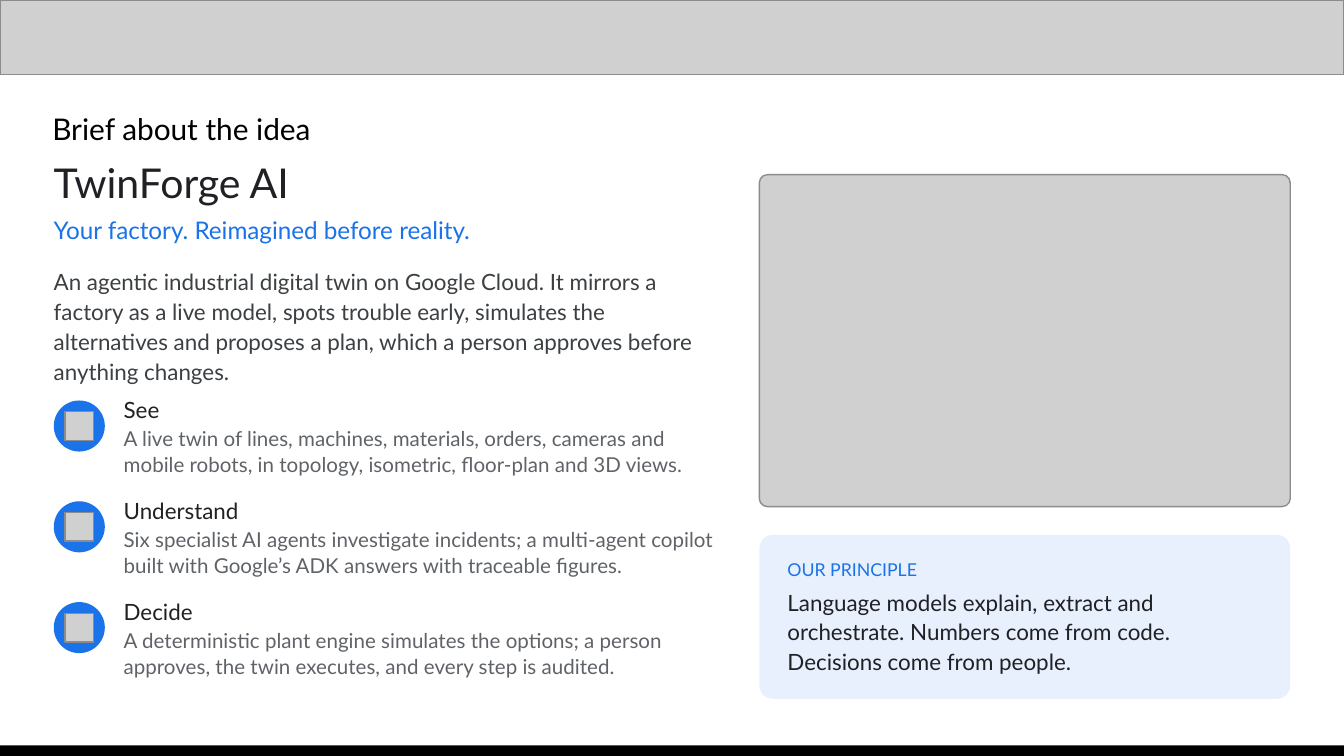
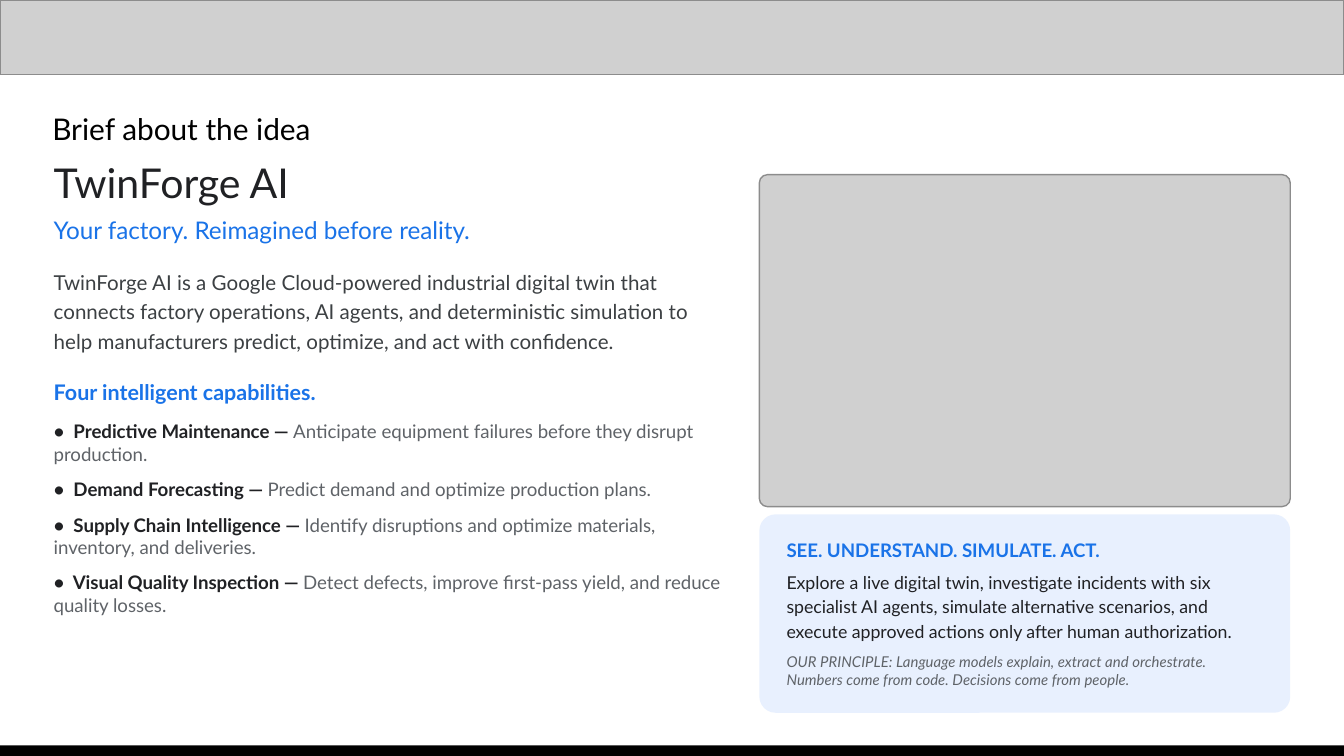
Before and after one commit to The-OWLabs/twin-forge-ai, a slide deck: slide 2 of docs/TwinForge_AI_Builder_Cup.pptx. Drawn at 1344x756 pixels with LibreOffice and Linux fonts; fonts in the diff are those of the drawing; grey boxes stand for pictures. Boxes give left, top, right and bottom in pixels: in the first picture for what was removed or moved away, otherwise in the second. Text is boxed around its words. In the diff, an @@ line names an element or a change of style, - is before the commit and + after.

Commit message:
docs: update Slide 2 (Brief about the idea) with 4 intelligent capabilities and action framework

```diff
--- a/docs/TwinForge_AI_Builder_Cup.pptx
+++ b/docs/TwinForge_AI_Builder_Cup.pptx
@@ text at bbox=[54, 275, 688, 353]: text changed; size 12 to 11 pt @@
-An agentic industrial digital twin on Google Cloud. It mirrors a factory as a live model, spots trouble early, simulates the alternatives and proposes a plan, which a person approves before anything changes.
+TwinForge AI is a Google Cloud-powered industrial digital twin that connects factory operations, AI agents, and deterministic simulation to help manufacturers predict, optimize, and act with confidence.
@@ text added at bbox=[54, 384, 721, 615], 10 pt, text #5F6368 @@
+Four intelligent capabilities.
+• Predictive Maintenance — Anticipate equipment failures before they disrupt production.
+• Demand Forecasting — Predict demand and optimize production plans.
+• Supply Chain Intelligence — Identify disruptions and optimize materials, inventory, and deliveries.
+• Visual Quality Inspection — Detect defects, improve first-pass yield, and reduce quality losses.
@@ ellipse removed at bbox=[54, 401, 105, 452] @@
@@ picture removed at bbox=[65, 411, 93, 439] @@
@@ text removed at bbox=[124, 401, 682, 476] @@
-See
-A live twin of lines, machines, materials, orders, cameras and mobile robots, in topology, isometric, floor-plan and 3D views.
@@ ellipse removed at bbox=[54, 501, 105, 552] @@
@@ text removed at bbox=[124, 502, 712, 577] @@
-Understand
-Six specialist AI agents investigate incidents; a multi-agent copilot built with Google’s ADK answers with traceable figures.
@@ picture removed at bbox=[65, 512, 93, 540] @@
@@ rounded rectangle "SEE. UNDERSTAND. SIMULATE. ACT.": place and size @@
-rounded rectangle "SEE. UNDERSTAND. SIMULATE. ACT." at bbox=[759, 535, 1290, 699]
+rounded rectangle "SEE. UNDERSTAND. SIMULATE. ACT." at bbox=[759, 515, 1290, 714]
@@ text in rounded rectangle at bbox=[787, 543, 1232, 688]: text changed; size 12 to 9.5 pt @@
-OUR PRINCIPLE
-Language models explain, extract and orchestrate. Numbers come from code. Decisions come from people.
+SEE. UNDERSTAND. SIMULATE. ACT.
+Explore a live digital twin, investigate incidents with six specialist AI agents, simulate alternative scenarios, and execute approved actions only after human authorization.
+OUR PRINCIPLE: Language models explain, extract and orchestrate. Numbers come from code. Decisions come from people.
@@ ellipse removed at bbox=[54, 602, 105, 653] @@
@@ picture removed at bbox=[65, 613, 93, 641] @@
@@ text removed at bbox=[124, 603, 662, 678] @@
-Decide
-A deterministic plant engine simulates the options; a person approves, the twin executes, and every step is audited.
```
